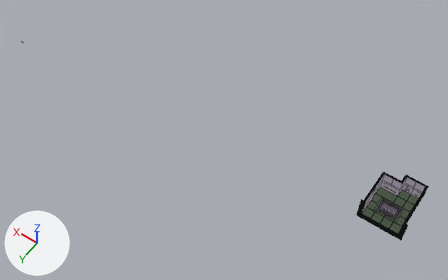
One commit to the Blender file Assets/ImportedAssets/StationAssets/Workshop/WorkshopModel/WorkShopStructure.blend: the scene before it, then after it.
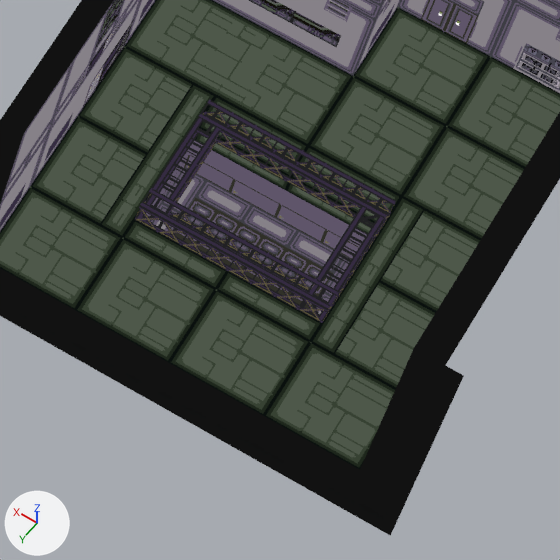
Each version appears first whole from a camera (50 mm lens) standing at (-11.5, 73.3, 107.3) and looking at (45.5, -6.3, -17.9), and next in a close-up on the part from 81% to 93% of the width and 67% to 87% of the height. Every picture has the same lights, and +X, +Y and +Z are marked at lower left.
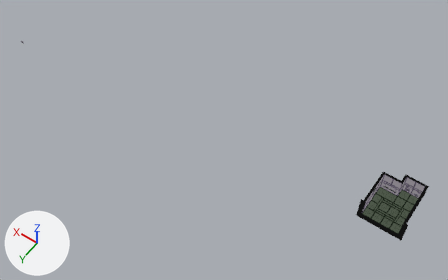
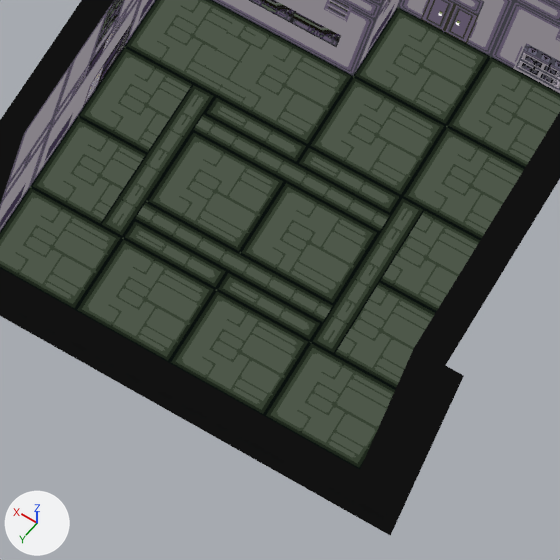
Pixel boxes (x1, y1, x2, y2) of what changed, in the close-ups (560 x 560 px):
'Cube.001', added: after (135, 113, 390, 323)
'Cube', hidden: before (135, 99, 396, 323)

The change, as a list of edits to the scene's bpy script:
```text
Add img_mechanishop_png_003:
    img_mechanishop_png_003 = load_image('MECHANISHOP.png.003', '../../../../ExpandedStationA/MECHANISHOP.png', 256, 352, 'sRGB')
Add mat_mechanishop_002:
    mat_mechanishop_002 = bpy.data.materials.new('MECHANISHOP.002')
    # uses the picture img_mechanishop_png_003
Add me_cube_001:
    me_cube_001.from_pydata(...)  # 126 vertices, 124 faces; spans x -6.0..-2.0, y -5.5..-2.5, z -4.68..-4.5
    me_cube_001.materials.append(mat_mechanishop_002)
Change ob_cube:
    add ob_cube.hide_set(True)
Add ob_cube_001:
    ob_cube_001 = bpy.data.objects.new('Cube.001', me_cube_001)
    ob_cube_001.location = (3.95, 4.28, 4.5)
```
